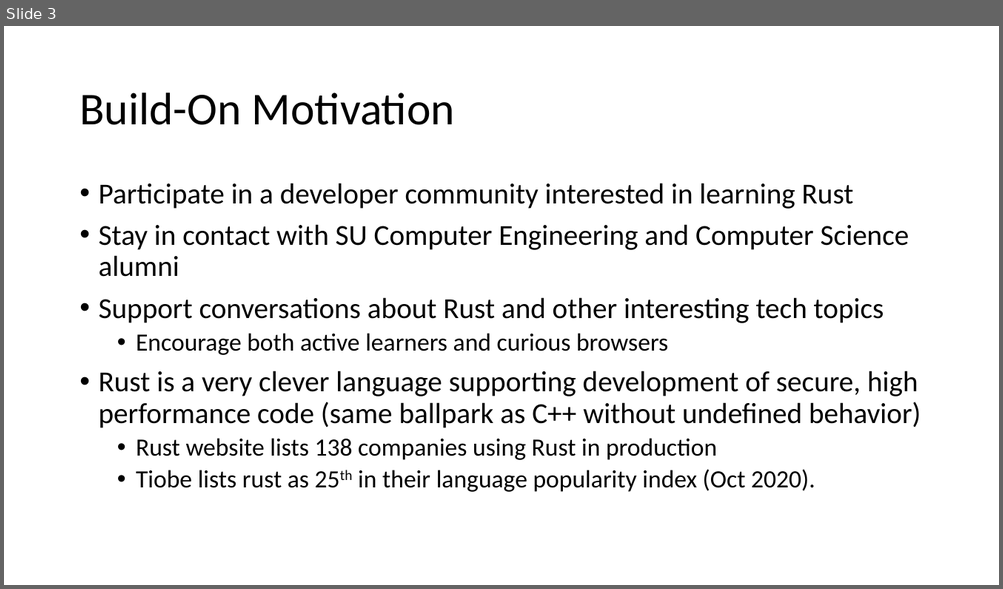
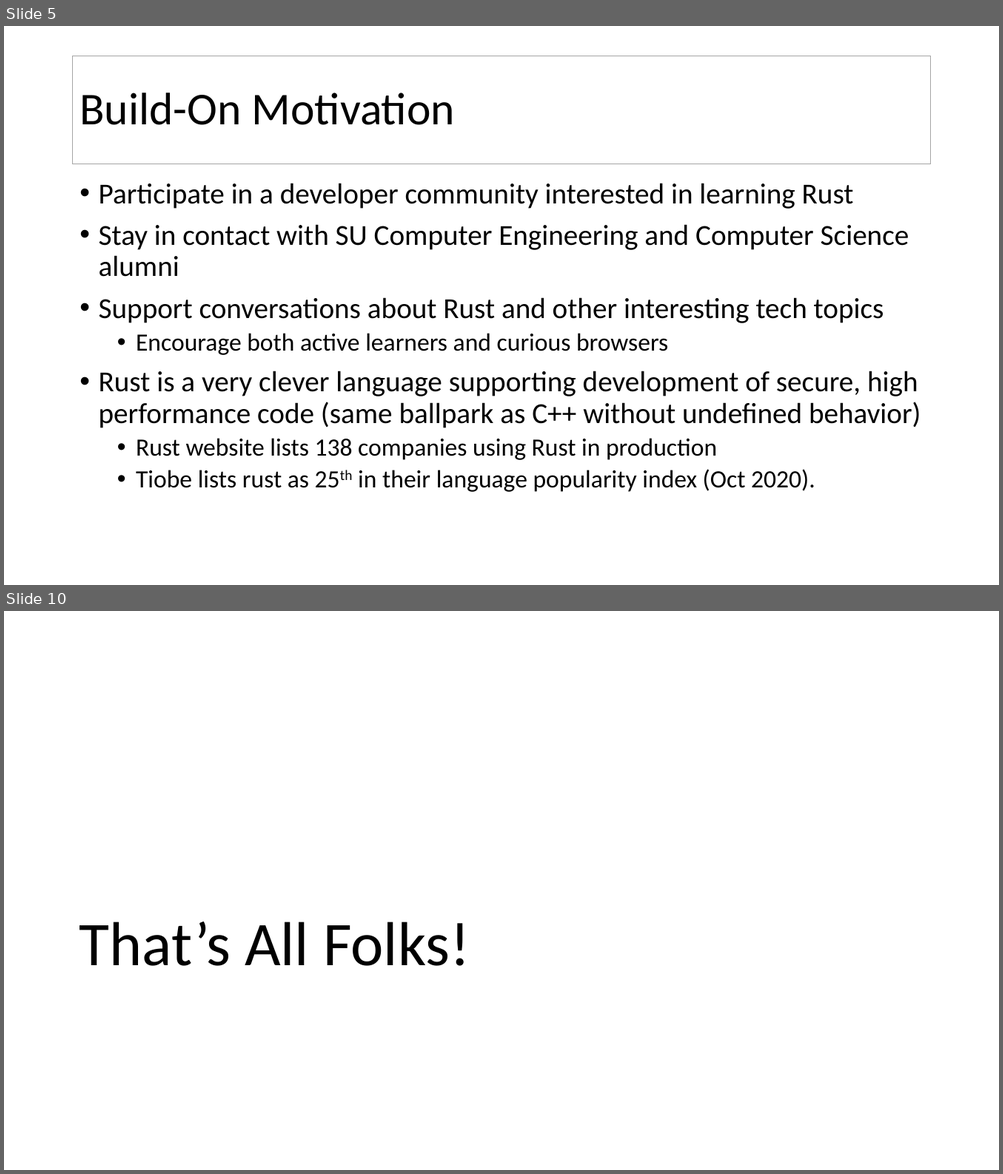
Before and after one commit to JimFawcett/BuildOn, a slide deck: Build-On.pptx. Shown one above the other, each under a label of ours: slide 3 before the commit, slides 5 and 10 after it; the slides between them are not shown. The pictures are 1003x589 and 1003x1174 pixels, drawn with LibreOffice and Linux fonts; fonts in the diff are those of the drawing. Boxes give left, top, right and bottom in pixels: in the first picture for what was removed or moved away, otherwise in the second. Text is boxed around its words. In the diff, an @@ line names an element or a change of style, - is before the commit and + after.

```diff
--- a/Build-On.pptx
+++ b/Build-On.pptx
@@ slide 10 added at (4,611,999,1170), background #FFFFFF @@
@@ title added at (79,922,470,966), 60 pt, text #000000 @@
+That’s All Folks!
@@ what was slide 3 is now slide 5 @@
@@ slide 5 changed as well @@
@@ title "Build-On Motivation": place and size @@
-title "Build-On Motivation" at (79,93,455,125)
+title "Build-On Motivation" at (73,56,930,164)
@@ title "Build-On Motivation" at (73,56,930,164): fill none to #FFFFFF; outline none to #A5A5A5 1 pt @@
```
Also in this commit, not shown: 2 other slides changed, 6 other slides added, 1 other file.
